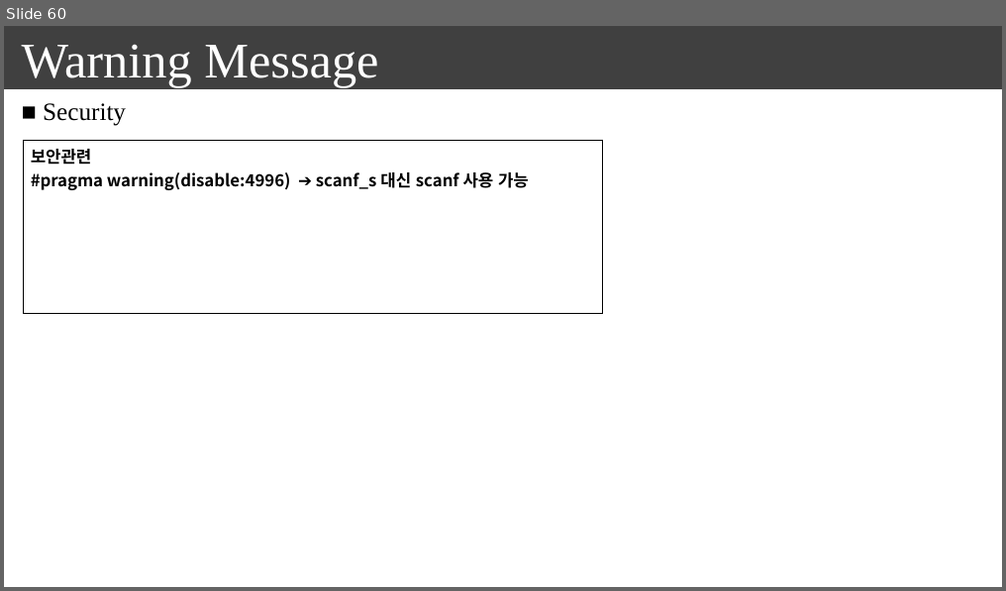
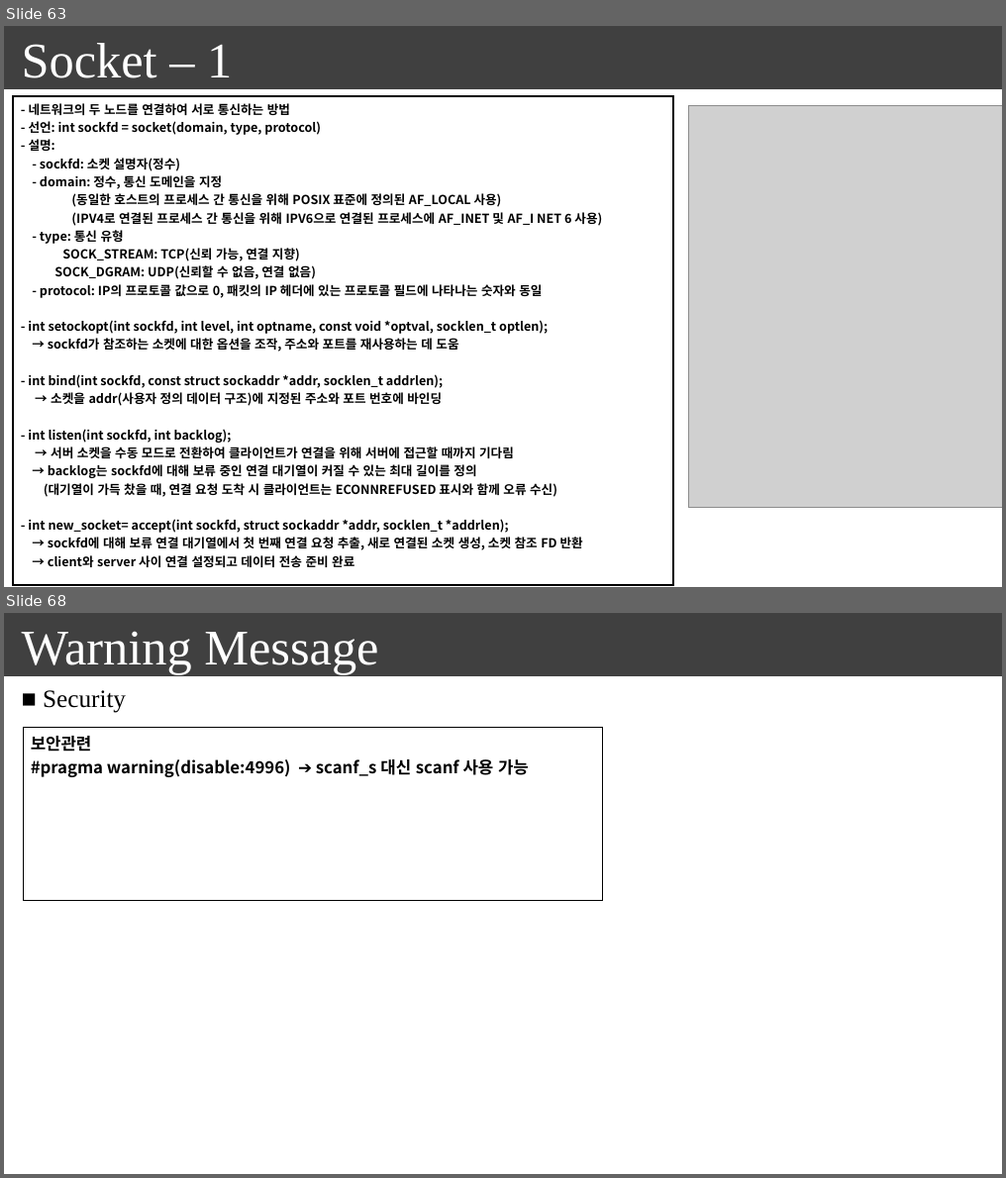
Before and after one commit to seonghokim/Study, a slide deck: everything in c.pptx. Shown one above the other, each under a label of ours: slide 60 before the commit, slides 63 and 68 after it; the slides between them are not shown. The pictures are 1006x591 and 1006x1178 pixels, drawn with LibreOffice and Linux fonts; fonts in the diff are those of the drawing; grey boxes stand for pictures. Boxes give left, top, right and bottom in pixels: in the first picture for what was removed or moved away, otherwise in the second. Text is boxed around its words. In the diff, an @@ line names an element or a change of style, - is before the commit and + after.

Commit message:
20240109_summarize C
next work: data structure, algorithm

```diff
--- a/everything in c.pptx
+++ b/everything in c.pptx
@@ slide 63 added at (x1=4, y1=26, x2=1002, y2=587), background #FFFFFF; not listed: 1 template element that a slide beside it also shows @@
@@ text added at (x1=22, y1=43, x2=232, y2=78), 48 pt, text #FFFFFF @@
+Socket – 1
@@ table added at (x1=13, y1=96, x2=673, y2=586), 1 rows, 1 columns @@
+- 네트워크의 두 노드를 연결하여 서로 통신하는 방법 / - 선언: int sockfd = socket(domain, type, protocol) / - 설명: / - sockfd: 소켓 설명자(정수) / - domain: 정수, 통신 도메인을 지정 / (동일한 호스트의 프로세스 간 통신을 위해 POSIX 표준에 정의된 AF_LOCAL 사용) / (IPV4로 연결된 프로세스 간 통신을 위해 IPV6으로 연결된 프로세스에 AF_INET 및 AF_I NET 6 사용) / - type: 통신 유형 SOCK_STREAM: TCP(신뢰 가능, 연결 지향) SOCK_DGRAM: UDP(신뢰할 수 없음, 연결 없음) / - protocol: IP의 프로토콜 값으로 0, 패킷의 IP 헤더에 있는 프로토콜 필드에 나타나는 숫자와 동일 / - int setockopt(int sockfd, int level, int optname, const void *optval, socklen_t optlen); / → sockfd가 참조하는 소켓에 대한 옵션을 조작, 주소와 포트를 재사용하는 데 도움 / - int bind(int sockfd, const struct sockaddr *addr, socklen_t addrlen); / → 소켓을 addr(사용자 정의 데이터 구조)에 지정된 주소와 포트 번호에 바인딩 / - int listen(int sockfd, int backlog); / → 서버 소켓을 수동 모드로 전환하여 클라이언트가 연결을 위해 서버에 접근할 때까지 기다림 / → backlog는 sockfd에 대해 보류 중인 연결 대기열이 커질 수 있는 최대 길이를 정의 / (대기열이 가득 찼을 때, 연결 요청 도착 시 클라이언트는 ECONNREFUSED 표시와 함께 오류 수신) / - int new_socket= accept(int sockfd, struct sockaddr *addr, socklen_t *addrlen); / → sockfd에 대해 보류 연결 대기열에서 첫 번째 연결 요청 추출, 새로 연결된 소켓 생성, 소켓 참조 FD 반환 / → client와 server 사이 연결 설정되고 데이터 전송 준비 완료 / int connect(int sockfd, const struct sockaddr *addr, socklen_t addrlen);
@@ picture added at (x1=688, y1=105, x2=1002, y2=507) @@
@@ what was slide 60 is now slide 68 @@
```
Also in this commit, not shown: 1 slide changed, 7 other slides added.
